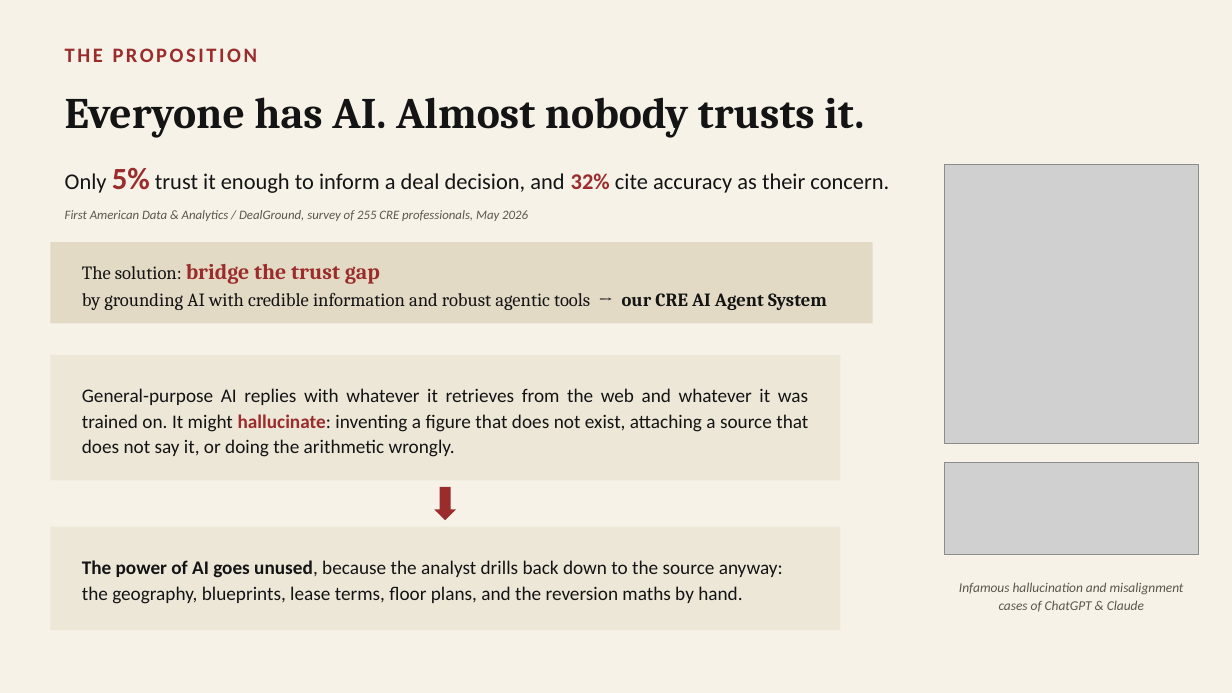
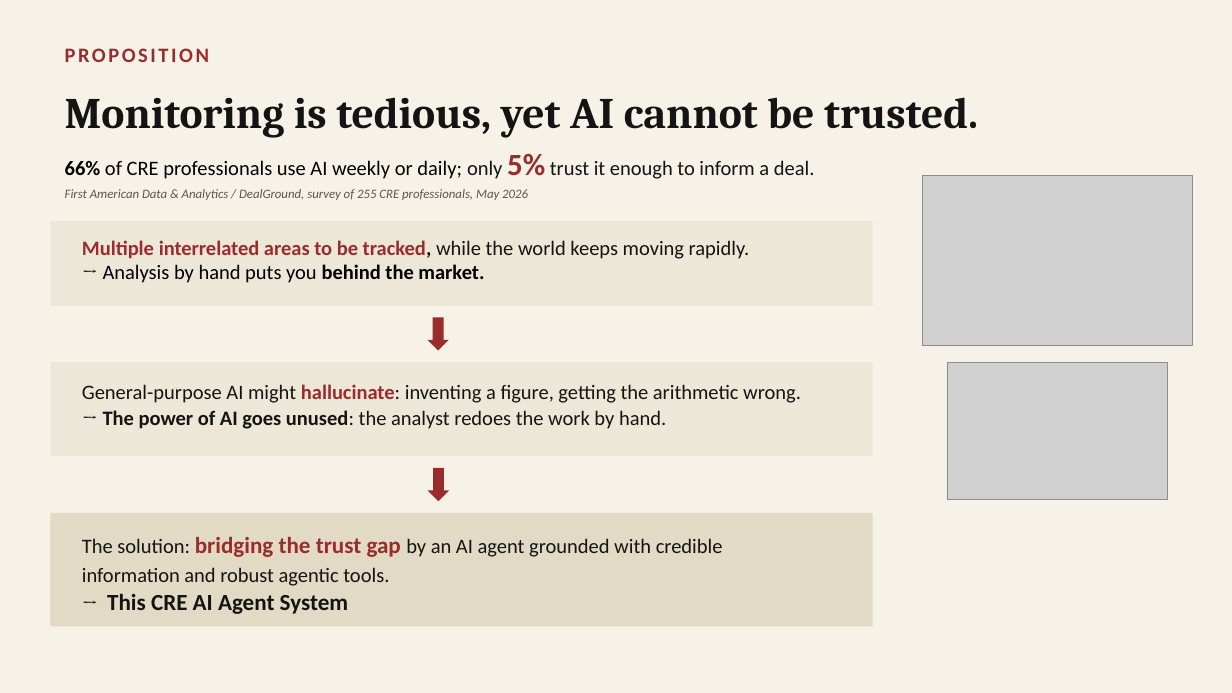
Before and after one commit to ethanlee928/cre_market_agent, a slide deck: slide 2 of slides/cre-ai-agent-system.pptx. Drawn at 1232x693 pixels with LibreOffice and Linux fonts; fonts in the diff are those of the drawing; grey boxes stand for pictures. Boxes give left, top, right and bottom in pixels: in the first picture for what was removed or moved away, otherwise in the second. Text is boxed around its words. In the diff, an @@ line names an element or a change of style, - is before the commit and + after.

```diff
--- a/slides/cre-ai-agent-system.pptx
+++ b/slides/cre-ai-agent-system.pptx
@@ text at [65, 48, 209, 62]: text changed @@
-THE PROPOSITION
+PROPOSITION
@@ text at [65, 97, 978, 138]: text changed @@
-Everyone has AI. Almost nobody trusts it.
+Monitoring is tedious, yet AI cannot be trusted.
@@ text at [65, 153, 815, 179]: text changed; size 17.5 to 16 pt; text colour #141414 to #000000 @@
-Only 5% trust it enough to inform a deal decision, and 32% cite accuracy as their concern.
+66% of CRE professionals use AI weekly or daily; only 5% trust it enough to inform a deal.
@@ picture added at [922, 176, 1192, 346] @@
@@ text "First American Data & Analytics ...": place and size @@
-text "First American Data & Analytics ..." at [65, 210, 528, 221]
+text "First American Data & Analytics ..." at [65, 189, 528, 200]
@@ rectangle: place and size @@
-rectangle at [51, 355, 841, 481]
+rectangle at [51, 221, 873, 306]
@@ text at [82, 240, 749, 283]: text changed; size 15 to 16 pt; text colour #141414 to #000000 @@
-General-purpose AI replies with whatever it retrieves from the web and whatever it was trained on. It might hallucinate: inventing a figure that does not exist, attaching a source that does not say it, or doing the arithmetic wrongly.
+Multiple interrelated areas to be tracked, while the world keeps moving rapidly.
+→ Analysis by hand puts you behind the market.
@@ down arrow: place and size @@
-down arrow at [434, 487, 456, 520]
+down arrow at [428, 318, 449, 351]
@@ rectangle: place and size @@
-rectangle at [51, 527, 841, 630]
+rectangle at [51, 362, 873, 457]
@@ text at [82, 384, 801, 429]: text changed; size 15 to 16 pt @@
-The power of AI goes unused, because the analyst drills back down to the source anyway: the geography, blueprints, lease terms, floor plans, and the reversion maths by hand.
+General-purpose AI might hallucinate: inventing a figure, getting the arithmetic wrong.
+→ The power of AI goes unused: the analyst redoes the work by hand.
@@ picture: place and size @@
-picture at [945, 165, 1199, 444]
+picture at [947, 362, 1168, 500]
@@ down arrow added at [428, 469, 449, 502], fill #9B2C2C @@
@@ picture removed at [945, 463, 1199, 555] @@
@@ rectangle: place and size @@
-rectangle at [51, 242, 873, 323]
+rectangle at [51, 513, 873, 627]
@@ text at [82, 537, 723, 614]: text changed; size 14.5 to 16 pt; font Cambria to Calibri @@
-The solution: bridge the trust gap
-by grounding AI with credible information and robust agentic tools → our CRE AI Agent System
+The solution: bridging the trust gap by an AI agent grounded with credible information and robust agentic tools.
+→ This CRE AI Agent System
@@ text removed at [959, 582, 1184, 612] @@
-Infamous hallucination and misalignment cases of ChatGPT & Claude
```
Also in this commit, not shown: 3 other slides changed, 2 other files.
